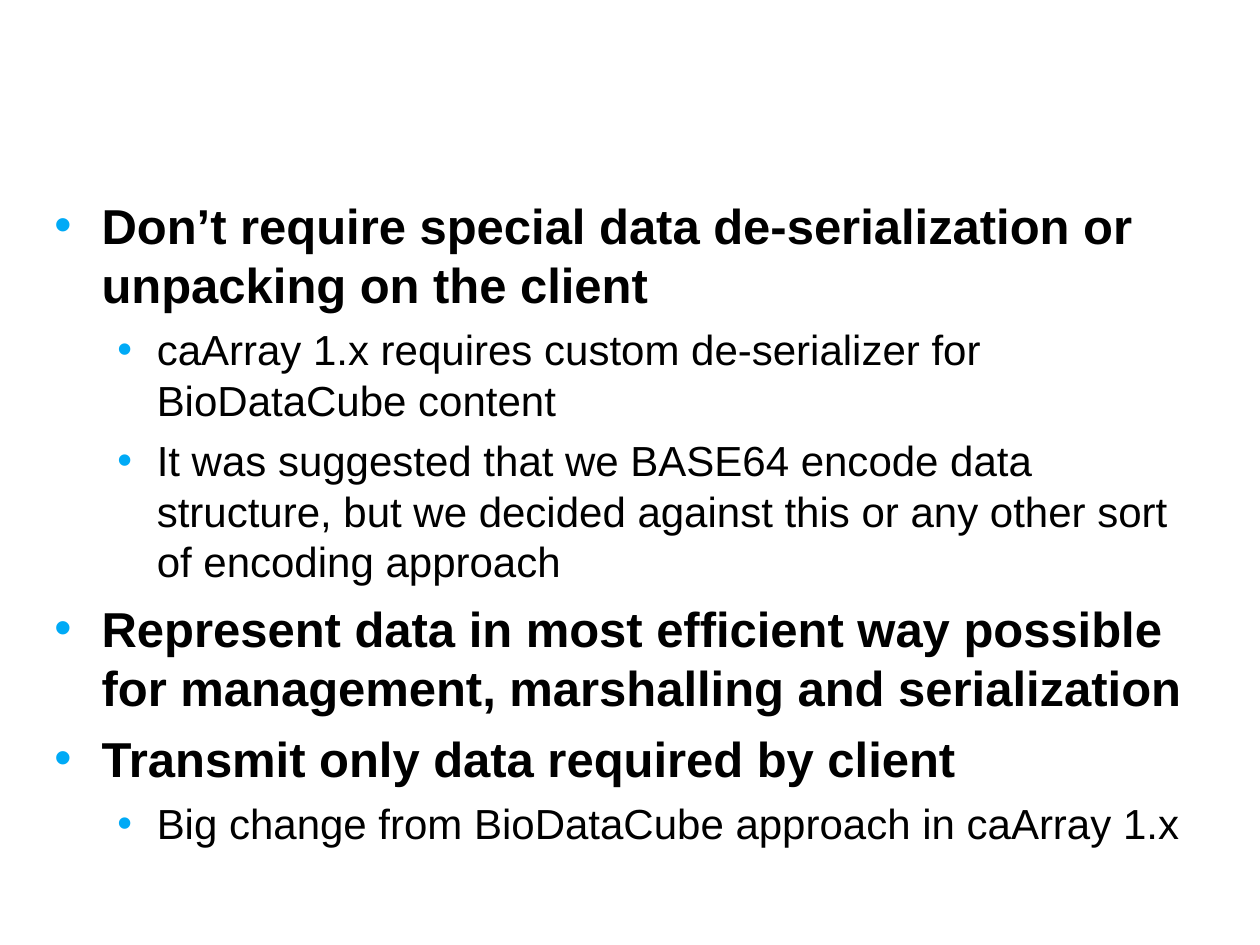
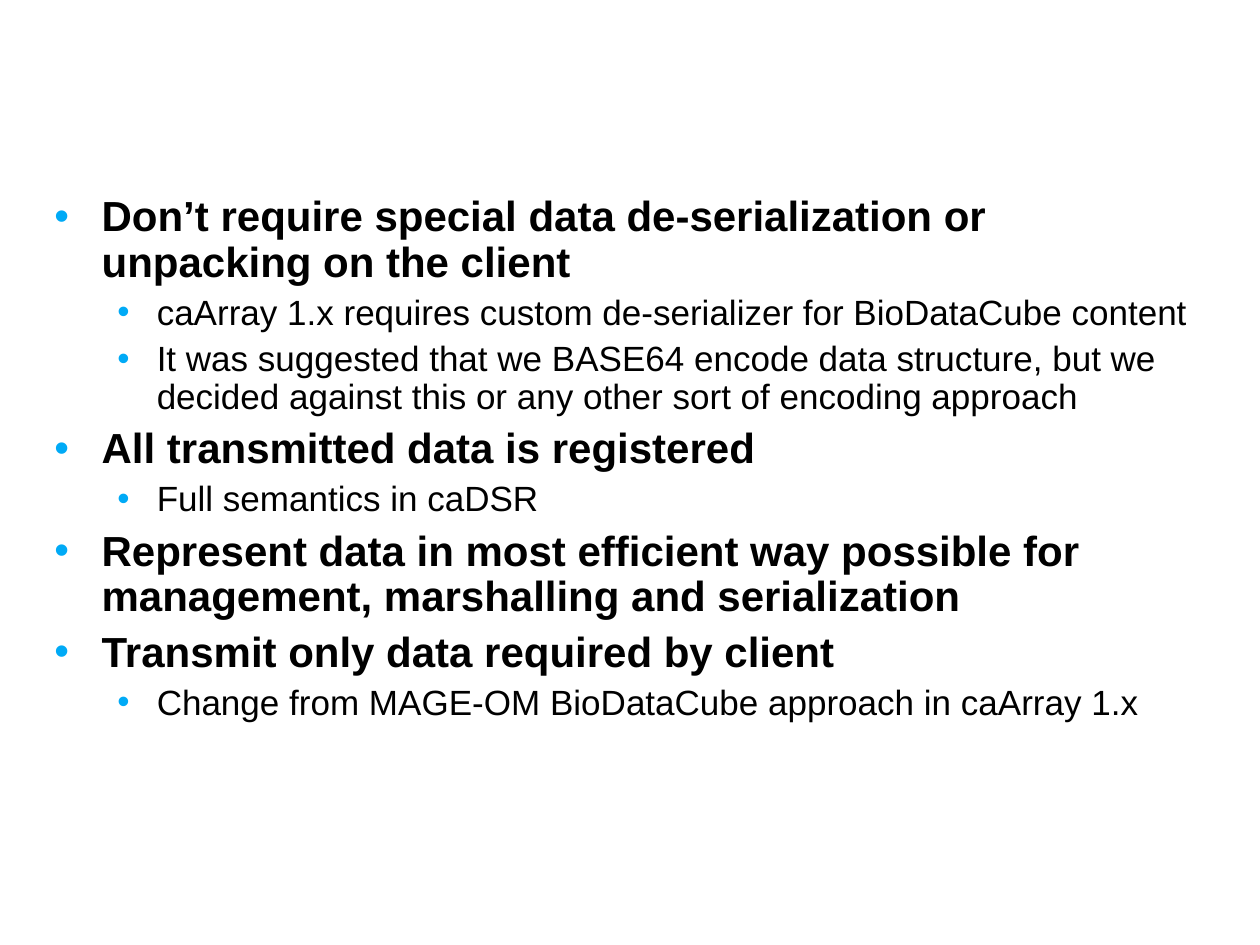
Before and after one commit to NCIP/caarray-docs, a slide deck: slide 4 of implementation/open_meetings/ICR_WG_HTP_caArray_presentation.ppt (slide 3 before the commit). Drawn at 1260x945 pixels with LibreOffice and Linux fonts; fonts in the diff are those of the drawing; background and template pictures are left out. Boxes give left, top, right and bottom in pixels: in the first picture for what was removed or moved away, otherwise in the second. Text is boxed around its words. In the diff, an @@ line names an element or a change of style, - is before the commit and + after.

```diff
--- a/implementation/open_meetings/ICR_WG_HTP_caArray_presentation.ppt
+++ b/implementation/open_meetings/ICR_WG_HTP_caArray_presentation.ppt
@@ text at [102,200,1187,675]: size 28 to 24 pt in "Don’t require special data de-serialization or unpacking ...", "Represent data in most efficient way possible ...", "Transmit only data required by client"; size 24 to 20 pt in "caArray 1.x requires custom de-serializer for BioDataCube ...", "It was suggested that we BASE64 encode ..."; line spacing 1 to 0.9; less space between paragraphs @@
@@ text at [102,432,755,512]: paragraphs added @@
+• All transmitted data is registered
+  • Full semantics in caDSR
@@ text at [157,689,1138,722]: text changed; size 24 to 20 pt @@
-  • Big change from BioDataCube approach in caArray 1.x
+  • Change from MAGE-OM BioDataCube approach in caArray 1.x
```
Also in this commit, not shown: 5 other slides changed, 2 slides added.
